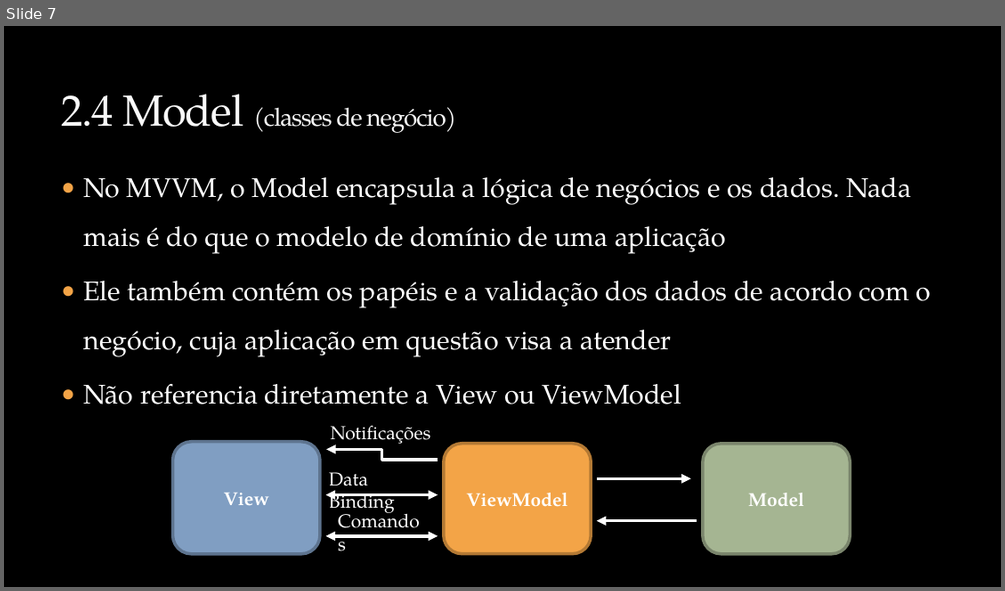
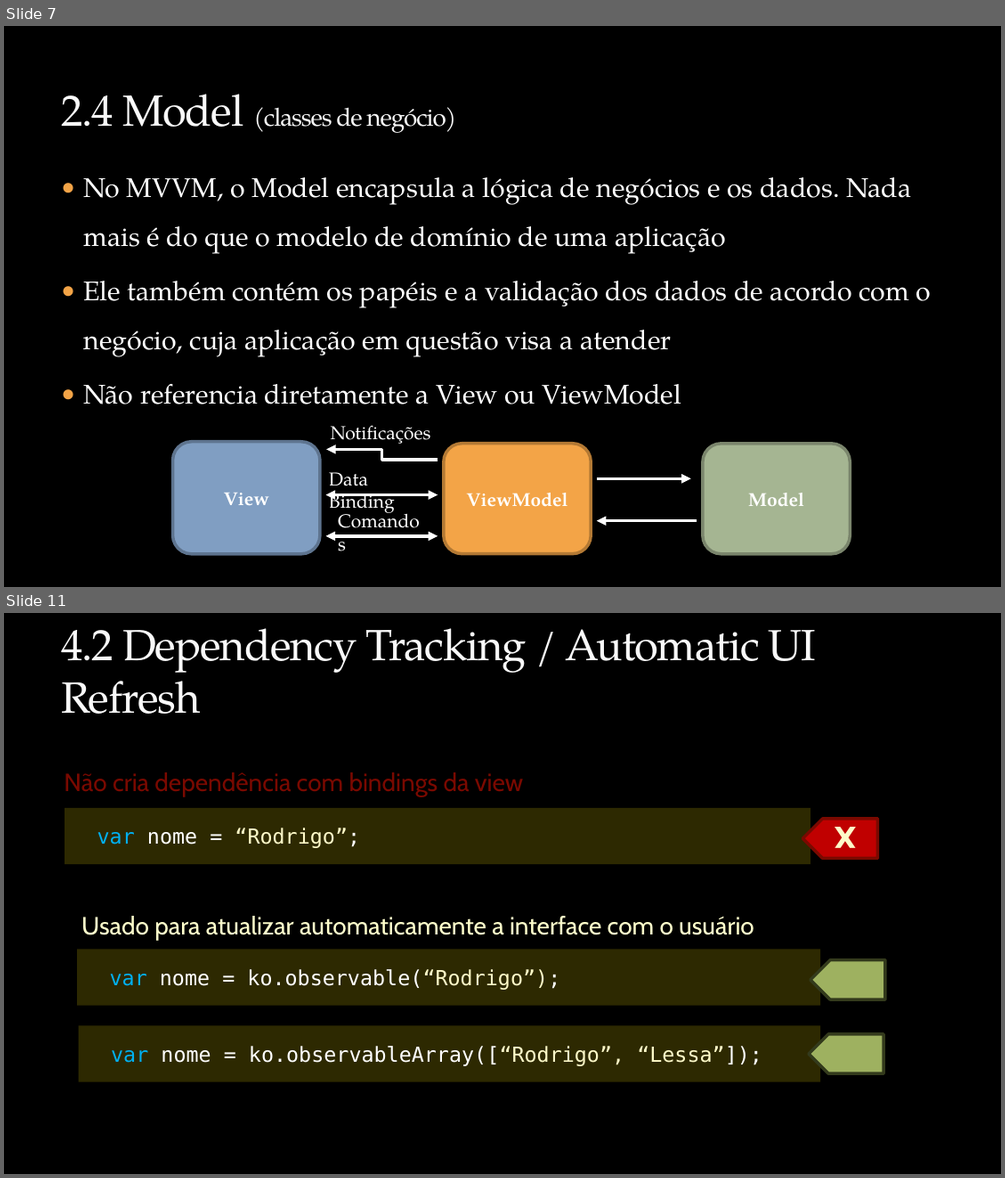
Before and after one commit to rodrigolessa/Sample.Kadastro.Knockout, a slide deck: Apresentacao.Knockout.JS/Knockout.JS.2014.04.pptx. Shown one above the other, each under a label of ours: slide 7 before the commit, slides 7 and 11 after it; the slides between them are not shown. The pictures are 1005x591 and 1005x1178 pixels, drawn with LibreOffice and Linux fonts; fonts in the diff are those of the drawing; background and template pictures are left out. Boxes give left, top, right and bottom in pixels: in the first picture for what was removed or moved away, otherwise in the second. Text is boxed around its words. In the diff, an @@ line names an element or a change of style, - is before the commit and + after.

```diff
--- a/Apresentacao.Knockout.JS/Knockout.JS.2014.04.pptx
+++ b/Apresentacao.Knockout.JS/Knockout.JS.2014.04.pptx
@@ slide 11 added at (4,613,1001,1174), background picture (left out) @@
@@ title added at (61,628,816,714), 42 pt, text #F9F9F9 @@
+4.2 Dependency Tracking / Automatic UI Refresh
@@ text added at (64,772,523,796), 24 pt, text #7A0900 @@
+Não cria dependência com bindings da view
@@ rectangle added at (65,808,810,864), fill #2D2901, 20 pt, text #FEFAC9 @@
+var nome = “Rodrigo”;
@@ pentagon arrow added at (802,819,877,859), fill #C00000, outline #7A0900 3 pt, 28 pt, text #FEFAC9, bold @@
+X
@@ text added at (81,916,754,941), 24 pt, text #FFFFCC @@
+Usado para atualizar automaticamente a interface com o usuário
@@ rectangle added at (77,949,821,1005), fill #2D2901, 20 pt, text #FFFFFF @@
+var nome = ko.observable(“Rodrigo”);
@@ pentagon arrow added at (810,960,885,999), fill #9EB160, outline #333A1C 3 pt @@
@@ rectangle added at (79,1026,821,1082), fill #2D2901, 20 pt, text #FFFFFF @@
+var nome = ko.observableArray([“Rodrigo”, “Lessa”]);
@@ pentagon arrow added at (809,1034,883,1074), fill #9EB160, outline #333A1C 3 pt @@
```
Also in this commit, not shown: 11 slides changed, 2 other slides added, 3 other files.
